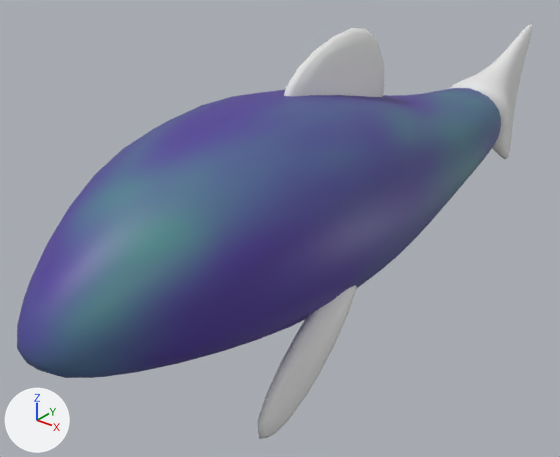
Renders of the Blender file Assets/Models/Minnow.blend from each side of a commit.
Rendered twice from a 50 mm camera at (2.28, -2.87, 2.09) aimed at (-0.28, 0.32, 0.11). The axes (+X, +Y, +Z) are drawn at lower left. The lights are the same throughout.

Objects in the first picture: 'Body', 'Fin', 'Fin.001', 'Fin.004'.
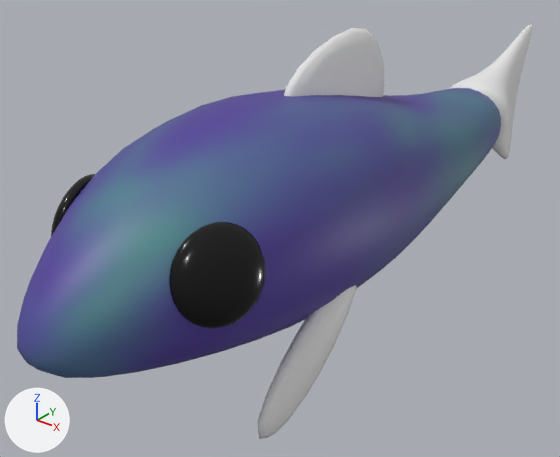
Boxes (x1, y1, x2, y2) around the edits, measured in the pictures (560 x 457 px):
'Sphere', added (black): after (51, 174, 266, 329)

What changed in the scene script:
```text
Add mat_eyes:
    mat_eyes = principled_material('Eyes')
    mat_eyes.base_color = (0.0, 0.0, 0.0)  # black #000000
    mat_eyes.roughness = 0.161
Add me_sphere:
    me_sphere.from_pydata(...)  # a UV sphere (32 segments, 16 rings, poles along z) spanning x -1.0..1.0, y -1.0..1.0, z -1.0..1.0
    me_sphere.polygons.foreach_set('use_smooth', [True] * 512)
    me_sphere.materials.append(mat_eyes)  # black #000000
Add ob_sphere:
    ob_sphere = bpy.data.objects.new('Sphere', me_sphere)
    ob_sphere.location = (0.421, -0.93, 0.59)
    ob_sphere.rotation_euler = (0.0467, -0.22, -0.305)  # degrees (2.7, -13, -17)
    ob_sphere.scale = (0.0698, 0.213, 0.213)
    _m = ob_sphere.modifiers.new('Mirror', 'MIRROR')
    _m.mirror_object = ob_body
```
